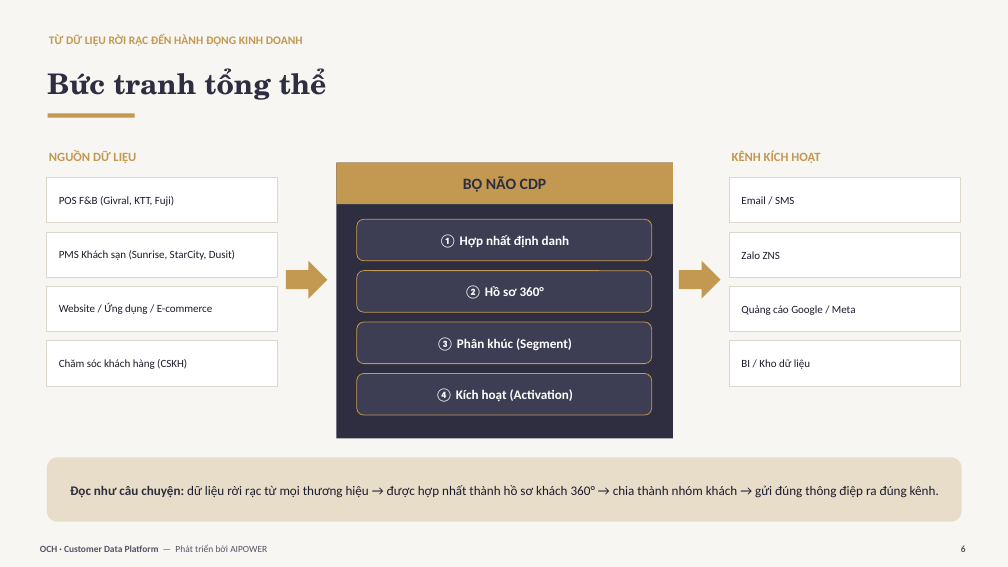
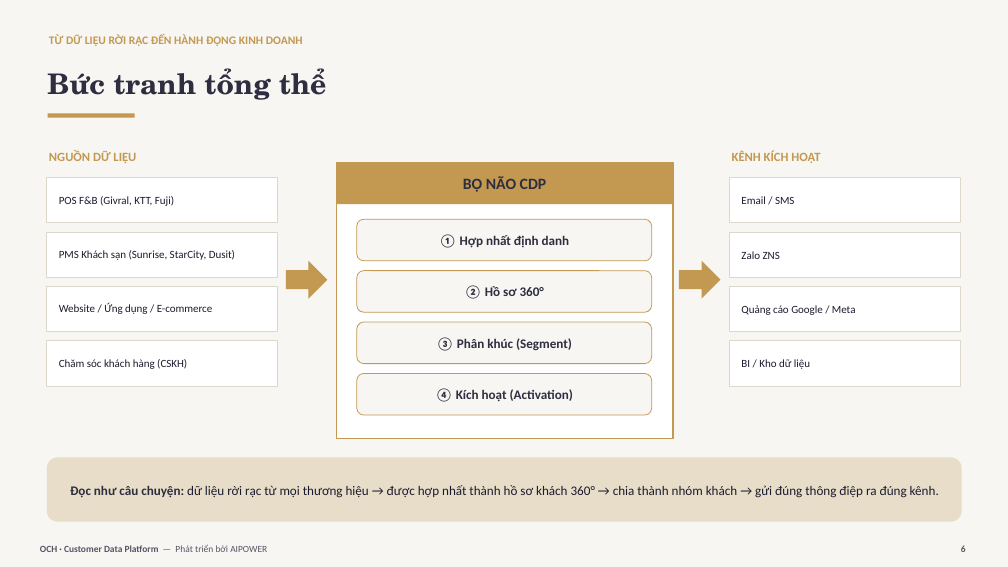
Before and after one commit to trungtm78/AICDP, a slide deck: slide 6 of docs/OCH-CDP-Gioi-thieu.pptx. Drawn at 1008x567 pixels with LibreOffice and Linux fonts; fonts in the diff are those of the drawing. Boxes give left, top, right and bottom in pixels: in the first picture for what was removed or moved away, otherwise in the second. Text is boxed around its words. In the diff, an @@ line names an element or a change of style, - is before the commit and + after.

```diff
--- a/docs/OCH-CDP-Gioi-thieu.pptx
+++ b/docs/OCH-CDP-Gioi-thieu.pptx
@@ rectangle at [337, 163, 673, 439]: fill #2E2E40 to #FFFFFF; outline none to #C39851 1.5 pt @@
@@ text colour #FFFFFF to #2E2E40 in 4 elements at [439, 234, 570, 248], [464, 285, 544, 299], [436, 337, 572, 351], [435, 388, 573, 402] @@
@@ fill #3D3D54 to #F7F6F2 in 4 elements at [357, 219, 652, 261], [357, 271, 652, 312], [357, 322, 652, 364], [357, 374, 652, 415] @@
```
Also in this commit, not shown: 32 other slides changed, 13 slides added, 21 slides removed.
